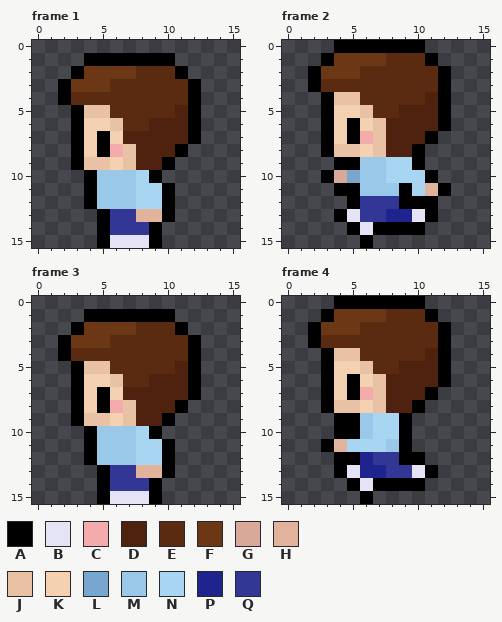
Pixel-art file, stored at data/images/asesprite/Boy.aseprite. The picture above is the old version.
16x16 pixels, 4 frames. Shown: frame 1, frame 2, frame 3, frame 4.
Palette (. is transparent): A #000000  B #e4e4f6  C #f4abab  D #4f2210  E #5a2a11  F #6c3714  G #d8a898  H #e1b39d  J #e9c1a5  K #f4d1b0  L #78a6ce  M #9ac8e8  N #a8d6f2  P #1f238d  Q #323796
Pixels before, frame 1, first column x 2:
 1 ..AAAAAAA..
 2 .AFFFFEEEA.
 3 AFFFEEEEEEA
 4 AEEEEEEEEEA
 5 .AJJEEEEEDA
 6 .AKKJEEDDDA
 7 .AKAKDDDDDA
 8 .AKACJDDDA.
 9 .AJJKJDDA..
10 ..AMMMNA...
11 ..AMMMNNA..
12 ..AMMMNNA..
13 ...AQQHHA..
14 ...AQQQA...
15 ...ABBBA...
Pixels before, frame 2, first column x 2:
 0 ..AAAAAAA..
 1 .AFFFFEEEA.
 2 AFFFEEEEEEA
 3 AEEEEEEEEEA
 4 .AJJEEEEEDA
 5 .AKKJEEDDDA
 6 .AKAKJDDDDA
 7 .AKACJDDDA.
 8 .AJJKJDDA..
 9 ..AAMMNNA..
10 .AGLMMNNNA.
11 ..AAMMMANHA
12 ...AQQQAAA.
13 ..ABQQPPBA.
14 ...ABAAAA..
15 ....A......
Pixels before, frame 3, first column x 2:
 1 ..AAAAAAA..
 2 .AFFFFEEEA.
 3 AFFFEEEEEEA
 4 AEEEEEEEEEA
 5 .AJJEEEEEDA
 6 .AKKJEEDDDA
 7 .AKAKDDDDDA
 8 .AKACJDDDA.
 9 .AJJKJDDA..
10 ..AMMMNA...
11 ..AMMMNNA..
12 ..AMMMNNA..
13 ...AQQHHA..
14 ...AQQQA...
15 ...ABBBA...
Pixels before, frame 4, first column x 2:
 0 ..AAAAAAA..
 1 .AFFFFEEEA.
 2 AFFFEEEEEEA
 3 AEEEEEEEEEA
 4 .AJJEEEEEDA
 5 .AKKJEEDDDA
 6 .AKAKJDDDDA
 7 .AKACJDDDA.
 8 .AJJKJDDA..
 9 ..AAMNNA...
10 ..AAMNNA...
11 .AHNNNMA...
12 ..AAPQQAA..
13 ..ABPPQQBA.
14 ...ABAAAA..
15 ....A......
After the commit:
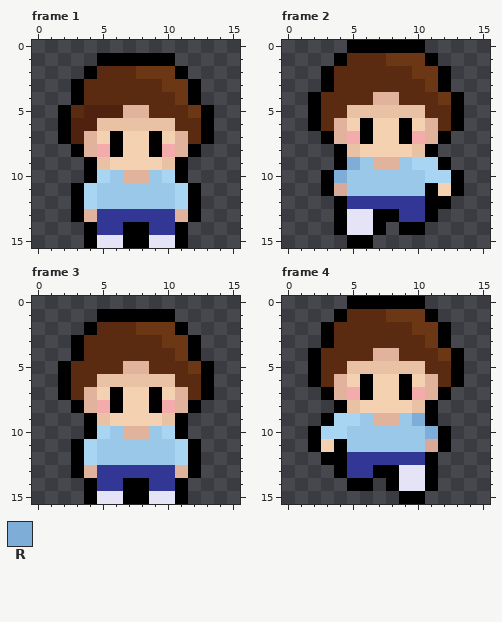
Colours new in this view: R #7eaed7
Change:
layer "Down" now shown
layer "Left" now hidden
Changed rows in their new state; - is an unchanged pixel.
Frame 1:
first column x 2:
 1 --.---------
 2 -.AEEEFFF---
 3 .AEE----FF--
 4 .A-------F--
 5 AEDDDHH--EFA
 6 ADDJ-JJJJEEA
 7 ADHKAKKAKHEA
 8 --HCAKKACHA-
 9 -.A--KKKJA--
10 ---N-HHMNA--
11 -AN---MMMNA-
12 -AN---MMMNA-
13 -AHQ--QQQHA-
14 --AQ-AAQQA--
15 --AB-AABBA--
Frame 2:
first column x 2:
 0 --.---------
 1 -.AEEEFFF---
 2 .AEE----FF--
 3 .A-------F--
 4 AEEE-HH--EFA
 5 AEEJ-JJJJEEA
 6 AEHKAKKAKHEA
 7 --HCAKKACHA-
 8 -.A--KKKJA--
 9 ---R-HHMNNA-
10 --RM--MMMNNA
11 -AGM---MMAKA
12 --AQ---QQ-A-
13 ----BAAQQ---
14 --AB--.-----
15 ---A--------
Frame 3:
first column x 2:
 1 --.---------
 2 -.AEEEFFF---
 3 .AEE----FF--
 4 .A-------F--
 5 AEEE-HH--EFA
 6 AEEJ-JJJJEEA
 7 AEHKAKKAKHEA
 8 --HCAKKACHA-
 9 -.A--KKKJA--
10 ---N-HHMNA--
11 -AN---MMMNA-
12 -AN---MMMNA-
13 -AHQ--QQQHA-
14 --AQ-AAQQA--
15 --AB-AABBA--
Frame 4:
first column x 2:
 0 --.---------
 1 -.AEEEFFF---
 2 .AEE----FF--
 3 .A-------F--
 4 AEEE-HH--EFA
 5 AEEJ-JJJJEEA
 6 AEHKAKKAKHEA
 7 --HCAKKACHA-
 8 -.A--KKKJA--
 9 -ANN-HHMRA--
10 ANNM-MMMMRA-
11 AKAMMM-MMGA-
12 -A-QQ--QQA--
13 ---QQAAB----
14 ----A.-BBA--
15 ----.--AA---
Boxes around the changes in both pictures, in picture pixels (x1, y1, x2, y2):
changed: (58, 53, 214, 248)
changed: (308, 40, 464, 248)
changed: (58, 309, 214, 504)
changed: (308, 296, 464, 504)
